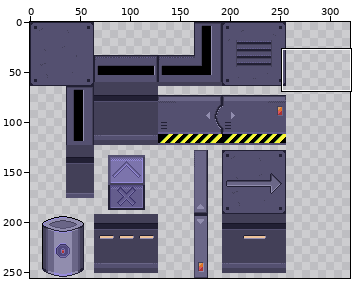
One commit to this sprite sheet: assets/tileset-scifi.png. Above, an overview of the earlier version with the close-up marked.
Close-up. Before the commit:
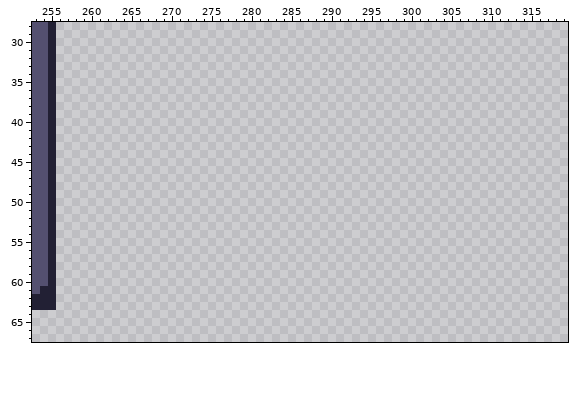
The file is 320x256 pixels. Shown: x 253..319, y 28..67. The commit also changed other parts of the picture, which this record leaves out.
After:
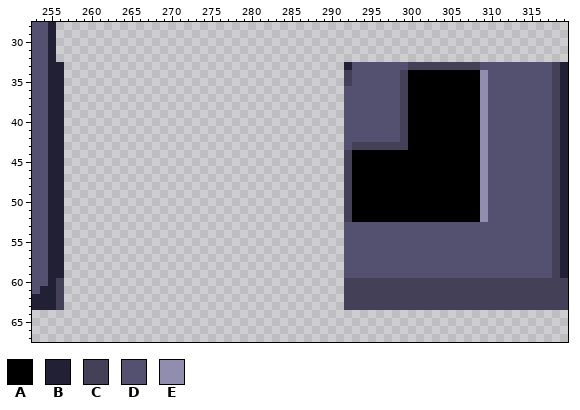
Palette (. is transparent): A #000000  B #222034  C #434058  D #545070  E #918dae
Edits made:
y 33: x 256 . -> B; x 292..319 ............................ -> BDDDDDDDCCCCCCCCCDDDDDDDDDCB
y 34..35: x 256 . -> B; x 292..319 ............................ -> CDDDDDDCAAAAAAAAAEDDDDDDDDCB
y 36..42: x 256 . -> B; x 292..319 ............................ -> DDDDDDDCAAAAAAAAAEDDDDDDDDCB
y 43: x 256 . -> B; x 292..319 ............................ -> DCCCCCCCAAAAAAAAAEDDDDDDDDCB
y 44..52: x 256 . -> B; x 292..319 ............................ -> CAAAAAAAAAAAAAAAAEDDDDDDDDCB
y 53..59: x 256 . -> B; x 292..319 ............................ -> DDDDDDDDDDDDDDDDDDDDDDDDDDCB
y 60..63: x 256 . -> C; x 292..319 ............................ -> CCCCCCCCCCCCCCCCCCCCCCCCCCCC
Where, in picture pixels (left, top, right, bottom), the same in both close-ups:
added: (56, 62, 64, 310)
added: (344, 62, 568, 310)
